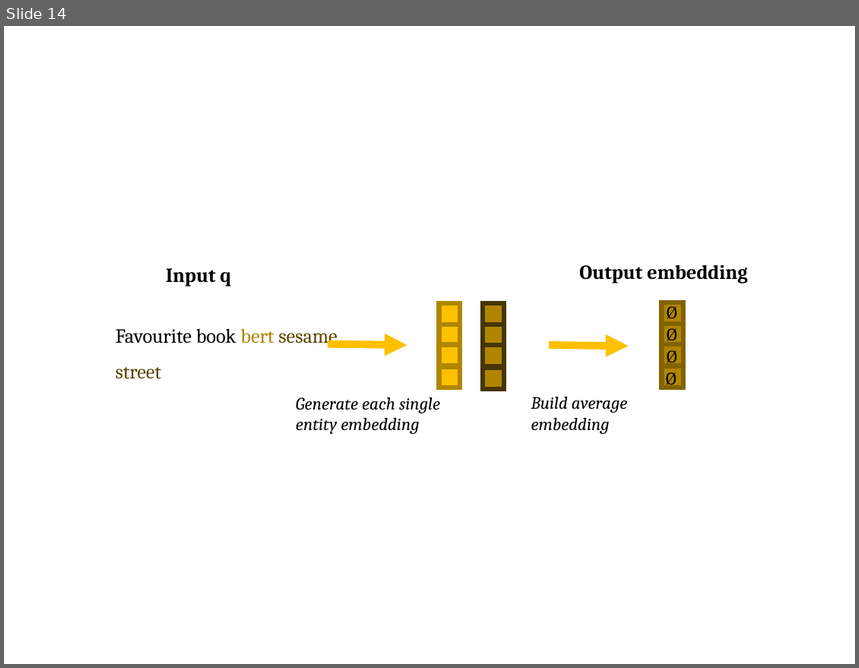
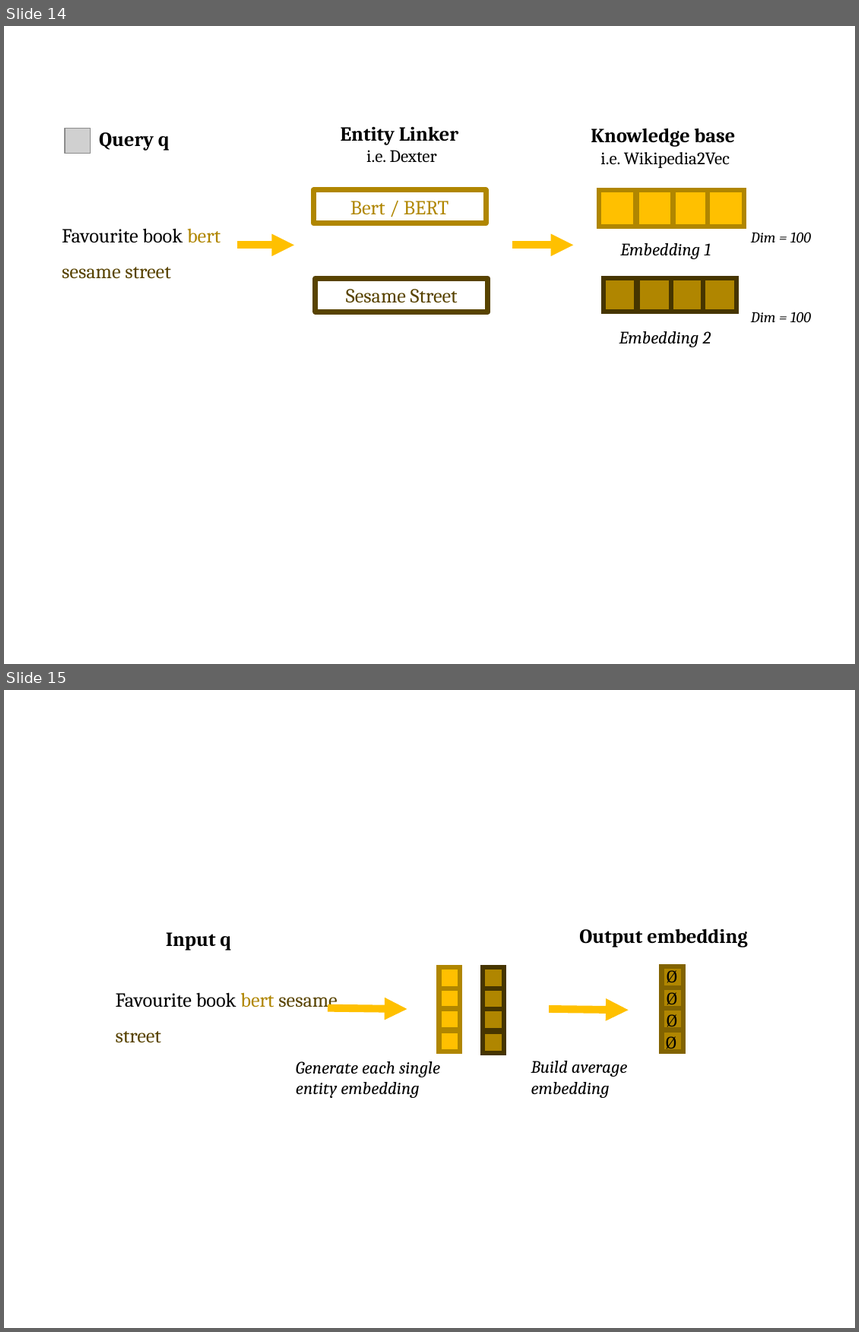
Before and after one commit to gsindlinger/Dense_Retrieval_With_Entities_Seminar, a slide deck: Präsentation.pptx. Shown one above the other, each under a label of ours: slide 14 before the commit, slides 14 and 15 after it. The pictures are 859x668 and 859x1332 pixels, drawn with LibreOffice and Linux fonts; fonts in the diff are those of the drawing; grey boxes stand for pictures. Boxes give left, top, right and bottom in pixels: in the first picture for what was removed or moved away, otherwise in the second. Text is boxed around its words. In the diff, an @@ line names an element or a change of style, - is before the commit and + after.

```diff
--- a/Präsentation.pptx
+++ b/Präsentation.pptx
@@ slide 14 added at box(4, 26, 855, 664), background #FFFFFF @@
@@ picture added at box(66, 128, 91, 153) @@
@@ text added at box(99, 132, 170, 150), 16 pt, text #000000, bold @@
+Query q
@@ text added at box(341, 126, 459, 163), 16 pt, text #000000, bold @@
+Entity Linker
+i.e. Dexter
@@ text added at box(591, 128, 735, 168), 14 pt, text #000000 @@
+Knowledge base
+i.e. Wikipedia2Vec
@@ rectangle added at box(313, 190, 486, 224), outline #B08600 4.25 pt, 16 pt, text #B08600 @@
+Bert / BERT
@@ group added at box(599, 190, 743, 226): 4 rectangles @@
@@ text added at box(62, 228, 221, 279), 16 pt, text #000000 @@
+Favourite book bert sesame street
@@ arrow added from (237, 245) to (294, 245), #FFC000 6 pt @@
@@ arrow added from (512, 245) to (573, 245), #FFC000 6 pt @@
@@ text added at box(620, 243, 711, 259), 14 pt, text #000000, italic @@
+Embedding 1
@@ text added at box(751, 232, 811, 243), 12 pt, text #000000, italic @@
+Dim = 100
@@ rectangle added at box(316, 278, 489, 312), outline #584300 4.25 pt, 16 pt, text #584300 @@
+Sesame Street
@@ group added at box(603, 278, 737, 312): 4 rectangles @@
@@ text added at box(751, 312, 811, 322), 12 pt, text #000000, italic @@
+Dim = 100
@@ text added at box(620, 332, 712, 347), 14 pt, text #000000, italic @@
+Embedding 2
@@ what was slide 14 is now slide 15 @@
```
Also in this commit, not shown: 3 slides changed, 1 other slide added, 10 other files.
